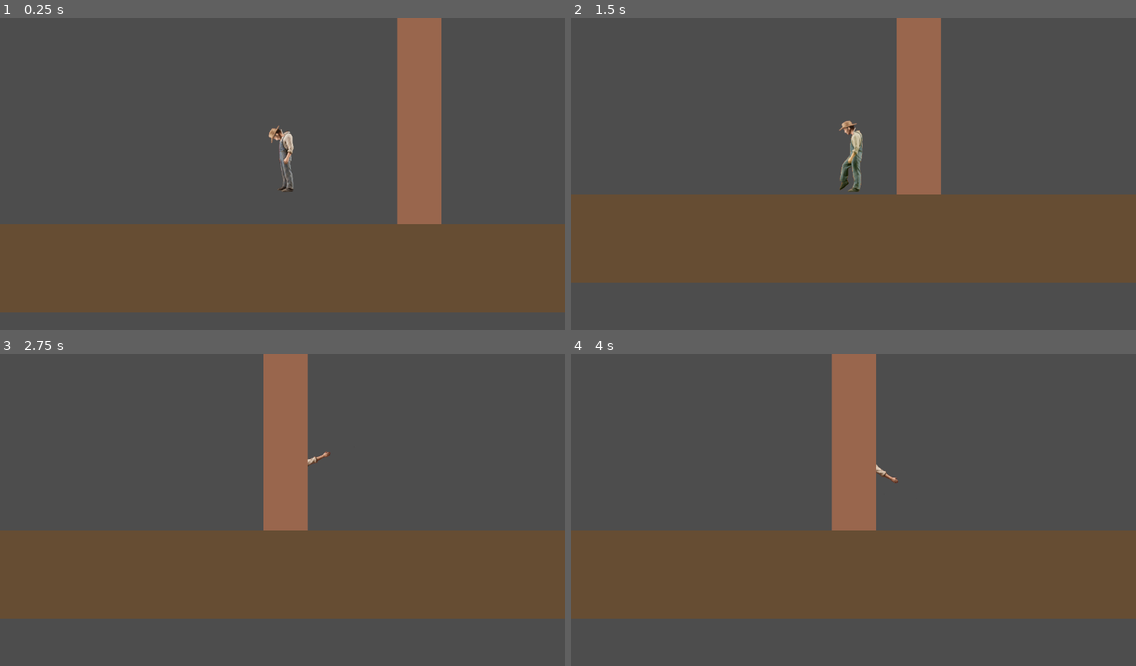
Above: before the commit, frames 1-4 (two rows, left to right).
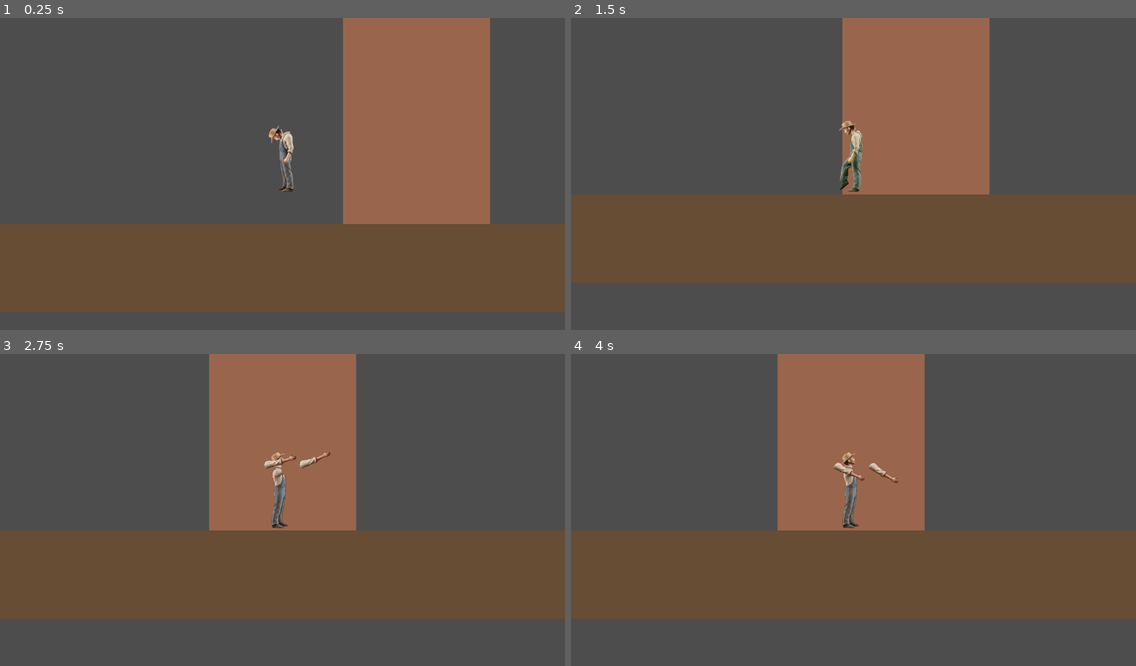
Above: after the commit, the same moments.

Repository: LouisZCode/mechanics_tests
Game: Godot game, scene res://scenes/main.tscn
The game is run twice, just before and just after one commit, with the same random seed, the same clock (stepped at 60 frames per second) and the same inputs.
Inputs (mouse positions are in pixels of both pictures, inside the frame that each line leads up to):
- Up to frame 1 (0.25 s): no input
- Up to frame 2 (1.5 s): move the mouse to (977, 177) at 0.52 s; hold Right (ui_right) from 0.53 s (still down); move the mouse to (740, 211) at 1.27 s
- Up to frame 3 (2.75 s): move the mouse to (339, 453) at 2.02 s; release Right (ui_right) at 2.03 s; hold Q (grab_left_arm) from 2.03 s (still down)
- Up to frame 4 (4 s): move the mouse to (825, 600) at 2.77 s; release Q (grab_left_arm) at 2.78 s; hold Right (ui_right) from 2.78 s (still down); tap Enter at 3.5 s; move the mouse to (1023, 584) at 3.52 s

The runs differ from the first frame. In frame 1, 12% of the frame differs, in the area x 60-87%, y 0-67%; in frame 2, 9.8%; in frame 3, 11%; in frame 4, 11%.

Commit message:
feature: add of gravity

Diff:
--- a/scenes/main.tscn
+++ b/scenes/main.tscn
@@ -3,9 +3,6 @@
 [ext_resource type="PackedScene" uid="uid://6s6offppodr7" path="res://scenes/player.tscn" id="1_player"]
 
 [node name="main" type="Node2D"]
-
-[node name="Player" parent="." instance=ExtResource("1_player")]
-position = Vector2(640, 400)
 
 [node name="TestGround" type="StaticBody2D" parent="."]
 
@@ -24,11 +21,17 @@
 collision_mask = 0
 
 [node name="WallVisual" type="ColorRect" parent="ClimbableWall"]
-offset_left = 900.0
+offset_left = 777.0
 offset_top = -200.0
-offset_right = 1000.0
+offset_right = 1110.0
 offset_bottom = 500.0
 color = Color(0.6, 0.4, 0.3, 1)
 
 [node name="CollisionShape2D" type="CollisionPolygon2D" parent="ClimbableWall"]
+position = Vector2(-2345.3757, 0)
+scale = Vector2(3.4625006, 1)
 polygon = PackedVector2Array(900, -200, 1000, -200, 1000, 500, 900, 500)
+
+[node name="Player" parent="." instance=ExtResource("1_player")]
+position = Vector2(640, 400)
+climb_pull_strength = 1500.0
